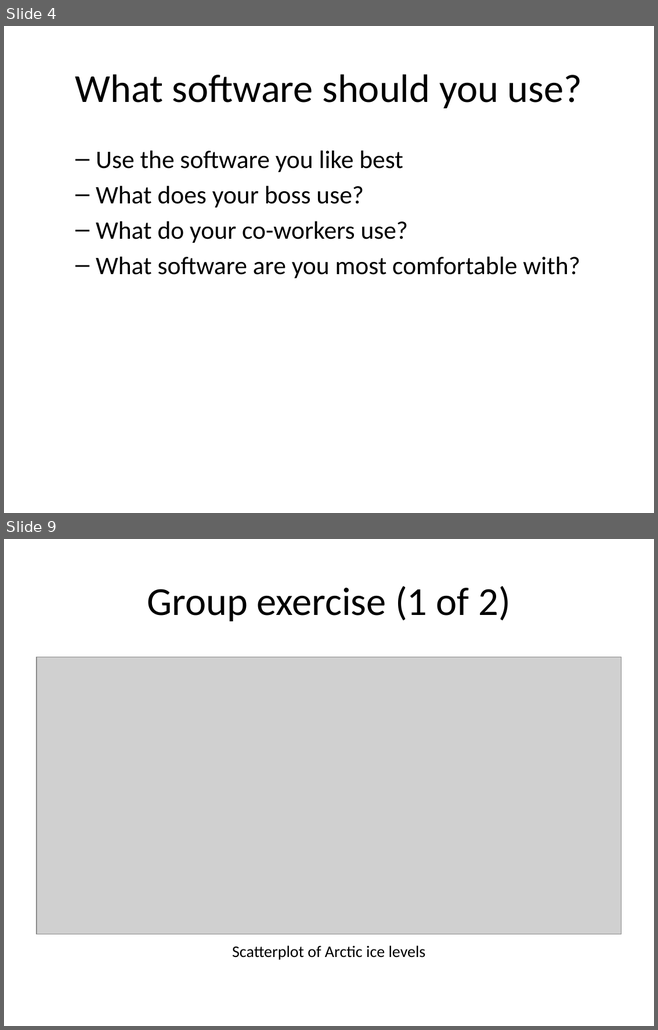
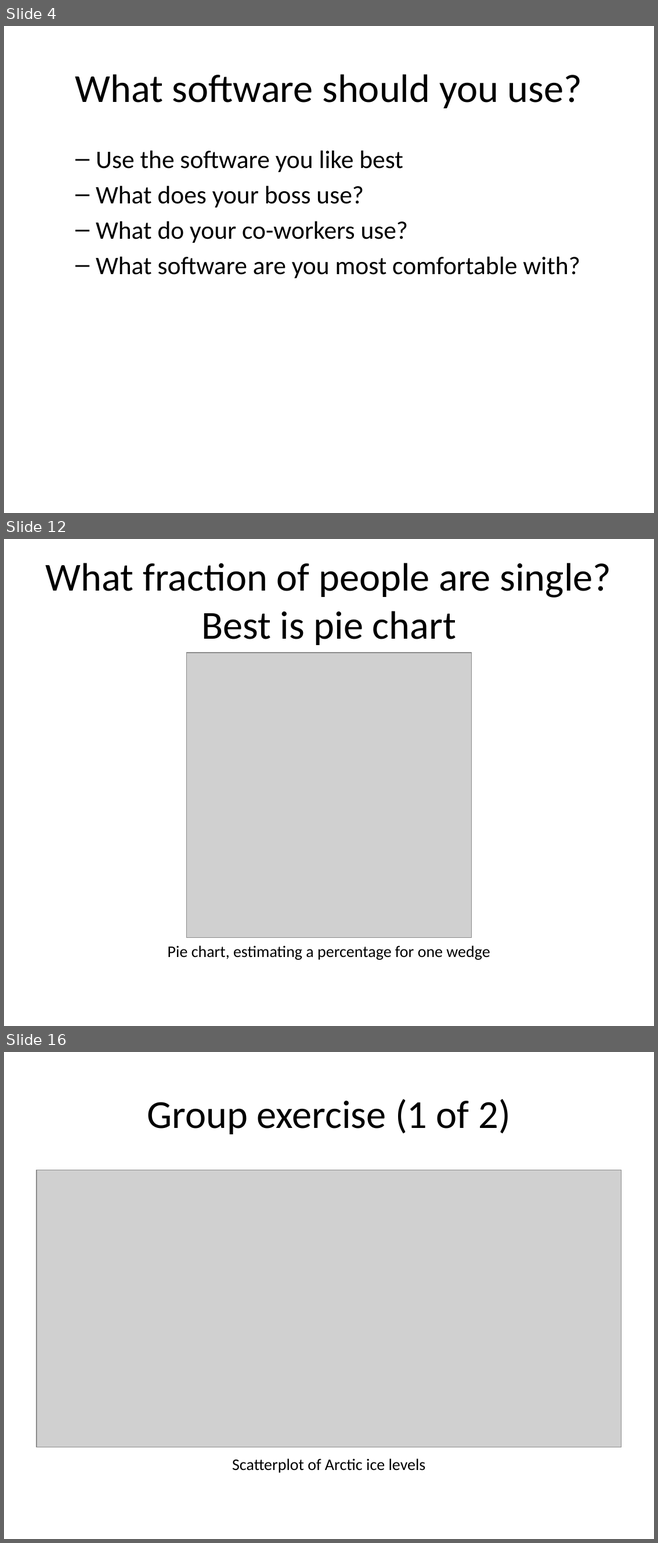
Before and after one commit to pmean/data-visualization, a slide deck: data-viz-01/src/v01-main-scatterplots.pptx. Shown one above the other, each under a label of ours: slides 4 and 9 before the commit, slides 4, 12 and 16 after it; the slides between them are not shown. The pictures are 658x1030 and 658x1543 pixels, drawn with LibreOffice and Linux fonts; fonts in the diff are those of the drawing; grey boxes stand for pictures. Boxes give left, top, right and bottom in pixels: in the first picture for what was removed or moved away, otherwise in the second. Text is boxed around its words. In the diff, an @@ line names an element or a change of style, - is before the commit and + after.

```diff
--- a/data-viz-01/src/v01-main-scatterplots.pptx
+++ b/data-viz-01/src/v01-main-scatterplots.pptx
@@ slide 12 added at (x1=4, y1=539, x2=654, y2=1026), background #FFFFFF @@
@@ title added at (x1=46, y1=563, x2=611, y2=645), 44 pt, text #000000 @@
+What fraction of people are single? Best is pie chart
@@ picture added at (x1=187, y1=653, x2=471, y2=938) @@
@@ text added at (x1=168, y1=946, x2=489, y2=960), 18 pt, text #000000 @@
+Pie chart, estimating a percentage for one wedge
@@ what was slide 9 is now slide 16 @@
```
Also in this commit, not shown: 10 other slides added, 4 slides removed, 5 other files.
